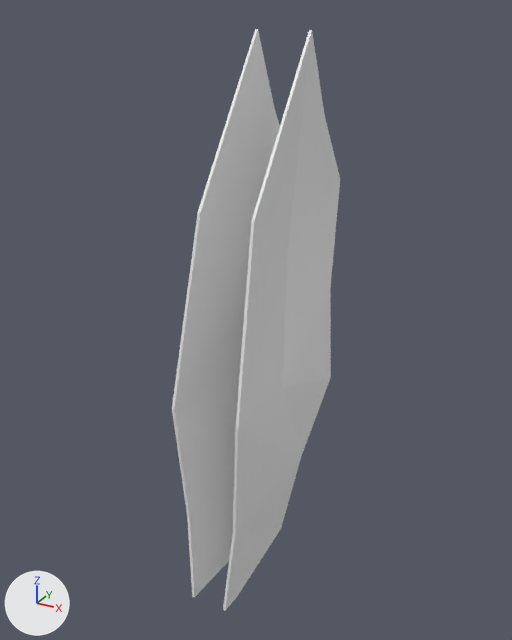
The FBX model player/dragon_3D/models/wings.fbx as it was, and as the next commit left it.
Both versions are drawn from a 50 mm lens placed at (17.8, -30.2, 33.0), pointed at (-0.4, 3.0, 16.4). Every picture has the same lights, and +X, +Y and +Z are marked at lower left. The first picture is the older version.

Script lines for the objects in view, before the commit:
```python
me_cube_003 = bpy.data.meshes.new('Cube.003')
me_cube_003.from_pydata(...)  # 28 vertices, 38 faces; spans x 0.5..2.1, y -3.6..10.0, z 0.5..32.0
me_cube_009 = bpy.data.meshes.new('Cube.009')
me_cube_009.from_pydata(...)  # 28 vertices, 38 faces; spans x 0.5..2.1, y -3.6..10.0, z 0.5..32.0
ob_membrane_l = bpy.data.objects.new('Membrane.L', me_cube_009)
ob_membrane_l.location = (0.0, 0.0, 0.0)
ob_membrane_r = bpy.data.objects.new('Membrane.R', me_cube_003)
ob_membrane_r.location = (0.0, 0.0, 0.0)
ob_membrane_r.rotation_euler = (-3.142, 0.0, 0.0)  # degrees (-180, 0, 0)
ob_membrane_r.scale = (-1.0, -1.0, -1.0)
```
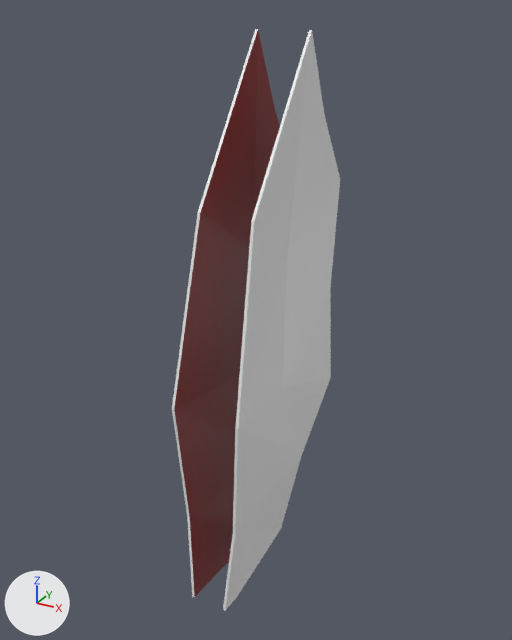
Pixel boxes (x1, y1, x2, y2) of what changed, in the pictures (512 x 640 px):
part 1 of me_cube_003, recoloured (white to red)
    both: (174, 31, 280, 597)

Patch to the scene script:
```diff
--- a/player/dragon_3D/models/wings.fbx.py
+++ b/player/dragon_3D/models/wings.fbx.py
@@ mat_material_002 @@
+mat_material_002 = principled_material('Material.002')
+mat_material_002.base_color = (0.8, 0.8, 0.8)  # white #e7e7e7
@@ mat_material_001 @@
+mat_material_001 = principled_material('Material.001')
+mat_material_001.base_color = (0.22, 0.0, 0.00161)  # red #810005
@@ me_cube_003 @@
 me_cube_003.from_pydata(...)  # 28 vertices, 38 faces; spans x 0.5..2.1, y -3.6..10.0, z 0.5..32.0
 # used by ob_membrane_r; location = (0.0, 0.0, 0.0); rotation_euler = (-3.142, 0.0, 0.0), in degrees (-180, 0, 0); scale = (-1.0, -1.0, -1.0)
+# me_cube_003 part 1: 13 of the faces centred in x 1.0..1.5, y -1.1..7.7, z 2.0..26.7 switch from no material to mat_material_001 (red #810005)
+me_cube_003.materials.append(mat_material_002)  # white #e7e7e7
```
